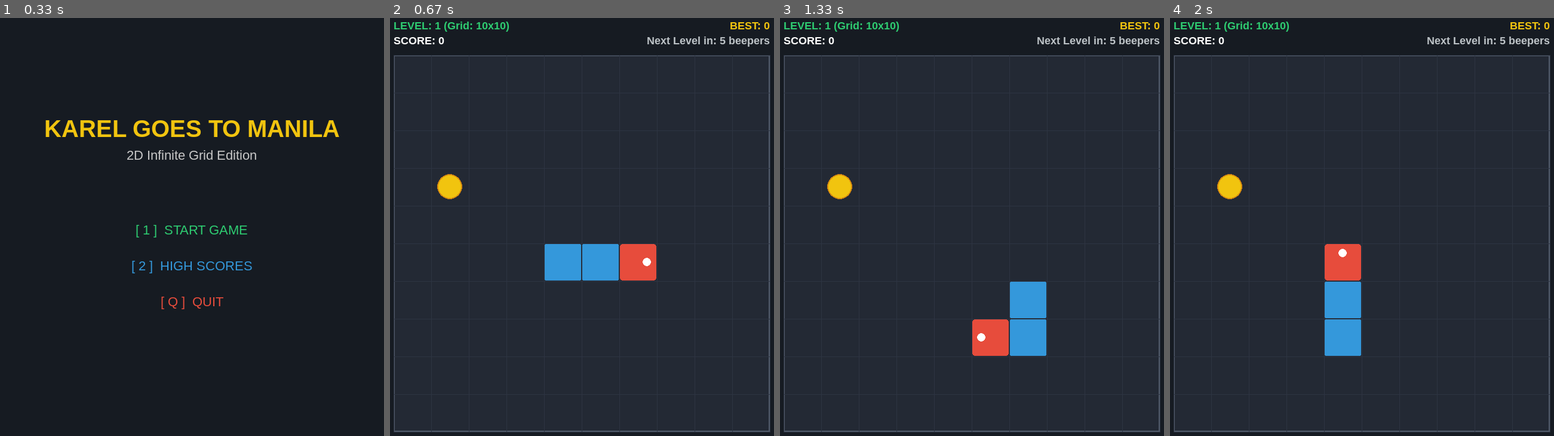
Above: before the commit, frames 1-4 (left to right).
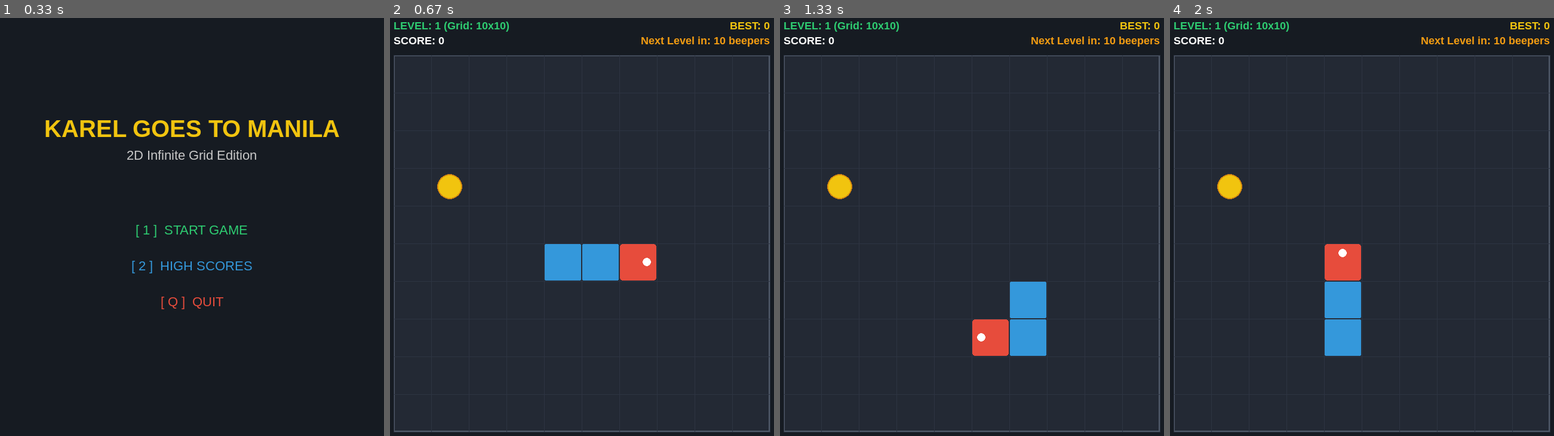
Above: after the commit, the same moments.

Repository: EngineerMapatac/Karel-goes-to-Manila
Game: pygame game, started from play_karel_snake.py
Two runs of this game, one before a commit and one after it. Both use one fixed random seed, a clock stepped at 60 frames per second and the inputs below.
Inputs:
- Up to frame 1 (0.33 s): no input
- Up to frame 2 (0.67 s): tap Enter at 0.33 s
- Up to frame 3 (1.33 s): hold Right 0.67-1.13 s; hold Right from 1.17 s (still down)
- Up to frame 4 (2 s): release Right at 1.63 s; hold Right from 1.67 s (still down)

Frame 1 is identical in both runs. In frame 2, 0.4% of the frame differs, in the area x 65-99%, y 4-7%; in frame 3, 0.4%; in frame 4, 0.4%.

Commit message:
feat(leveling): add dynamic scaling beeper targets and road barricade walls

Diff:
--- a/karel_snake.py
+++ b/karel_snake.py
@@ -7,7 +7,7 @@
 SCREEN_H = 750
 HIGH_SCORE_FILE = "highscore.txt"
 
-# Direction vectors: 0=East (+X), 1=North (-Y in screen space), 2=West (-X), 3=South (+Y in screen space)
+# Direction vectors: 0=East (+X), 1=North (-Y), 2=West (-X), 3=South (+Y)
 DIRS = [(1, 0), (0, -1), (-1, 0), (0, 1)]
 
 class KarelSnake2D:
@@ -20,7 +20,6 @@
         self.title_font = pygame.font.SysFont("Arial", 40, bold=True)
         self.sub_font = pygame.font.SysFont("Arial", 22)
 
-        # Game states: "MENU", "HIGH_SCORES", "PLAYING", "GAME_OVER"
         self.state = "MENU"
         self.high_score = self.load_high_score()
         self.reset_full_game()
@@ -43,17 +42,20 @@
     def reset_full_game(self):
         self.level = 1
         self.score = 0
-        self.beepers_in_level = 0
-        self.beepers_needed_to_level_up = 5
         self.init_level()
 
     def init_level(self):
         # Grid expands by +2 every level (10x10, 12x12, 14x14, etc.)
         self.grid_size = 10 + (self.level - 1) * 2
-        # Speed increases: step delay drops down to a minimum cap of 60ms
-        self.move_delay = max(60, 220 - (self.level - 1) * 20)
-
-        # Calculate dynamic cell dimension & centering on screen
+
+        # Scaling target: Level 1 -> 10, Level 2 -> 11, Level 3 -> 12, etc.
+        self.beepers_in_level = 0
+        self.beepers_needed_to_level_up = 9 + self.level
+
+        # Speed scaling (minimum cap 60ms)
+        self.move_delay = max(60, 220 - (self.level - 1) * 15)
+
+        # Centering and sizing
         margin_top = 80
         playable_w = SCREEN_W - 60
         playable_h = SCREEN_H - margin_top - 40
@@ -62,17 +64,27 @@
         self.board_offset_x = (SCREEN_W - (self.grid_size * self.tile_size)) // 2
         self.board_offset_y = margin_top + (playable_h - (self.grid_size * self.tile_size)) // 2
 
-        # Start snake at center
+        # Spawn Karel at center
         center = self.grid_size // 2
         self.body = [(center, center), (center - 1, center), (center - 2, center)]
         self.facing = 0  # Facing East
-        self.beepers_in_level = 0
+
+        # Spawn obstacles/walls (number increases with level: Level 1 = 0, Level 2 = 2, Level 3 = 4, etc.)
+        self.walls = set()
+        num_walls = (self.level - 1) * 2
+        while len(self.walls) < num_walls:
+            wx = random.randint(0, self.grid_size - 1)
+            wy = random.randint(0, self.grid_size - 1)
+            # Avoid placing walls directly on or adjacent to Karel's spawn line
+            if (wx, wy) not in self.body and abs(wy - center) > 1:
+                self.walls.add((wx, wy))
+
         self.spawn_beeper()
 
     def spawn_beeper(self):
         while True:
             pos = (random.randint(0, self.grid_size - 1), random.randint(0, self.grid_size - 1))
-            if pos not in self.body:
+            if pos not in self.body and pos not in self.walls:
                 self.beeper = pos
                 break
 
@@ -89,25 +101,29 @@
         head_x, head_y = self.body[0]
         new_head = (head_x + dx, head_y + dy)
 
-        # Boundary collision
+        # 1. Boundary collision
         if not (0 <= new_head[0] < self.grid_size and 0 <= new_head[1] < self.grid_size):
             self.handle_game_over()
             return
 
-        # Self collision
+        # 2. Roadblock / Wall collision
+        if new_head in self.walls:
+            self.handle_game_over()
+            return
+
+        # 3. Self-body collision
         if new_head in self.body[:-1]:
             self.handle_game_over()
             return
 
         self.body.insert(0, new_head)
 
-        # Beeper collected
+        # Check beeper collection
         if new_head == self.beeper:
             self.score += 10 * self.level
             self.beepers_in_level += 1
             self.save_high_score()
 
-            # Level up trigger
             if self.beepers_in_level >= self.beepers_needed_to_level_up:
                 self.level += 1
                 self.init_level()
@@ -156,31 +172,44 @@
         self.screen.blit(prompt, (SCREEN_W // 2 - prompt.get_width() // 2, 440))
 
     def render_gameplay(self):
-        # Header Info Bar
+        # Header Info
+        rem = self.beepers_needed_to_level_up - self.beepers_in_level
         level_lbl = self.font.render(f"LEVEL: {self.level} (Grid: {self.grid_size}x{self.grid_size})", True, (46, 204, 113))
         score_lbl = self.font.render(f"SCORE: {self.score}", True, (255, 255, 255))
         high_lbl = self.font.render(f"BEST: {self.high_score}", True, (241, 196, 15))
-        next_lbl = self.font.render(f"Next Level in: {self.beepers_needed_to_level_up - self.beepers_in_level} beepers", True, (189, 195, 199))
+        next_lbl = self.font.render(f"Next Level in: {rem} beepers", True, (243, 156, 18))
 
         self.screen.blit(level_lbl, (self.board_offset_x, 20))
         self.screen.blit(score_lbl, (self.board_offset_x, 45))
         self.screen.blit(high_lbl, (SCREEN_W - self.board_offset_x - high_lbl.get_width(), 20))
         self.screen.blit(next_lbl, (SCREEN_W - self.board_offset_x - next_lbl.get_width(), 45))
 
-        # Board Background & Grid lines
+        # Grid Surface
         board_rect = pygame.Rect(self.board_offset_x, self.board_offset_y, self.grid_size * self.tile_size, self.grid_size * self.tile_size)
         pygame.draw.rect(self.screen, (35, 41, 52), board_rect)
         pygame.draw.rect(self.screen, (80, 90, 105), board_rect, 2)
 
         for i in range(self.grid_size + 1):
-            # Vertical lines
             x = self.board_offset_x + i * self.tile_size
             pygame.draw.line(self.screen, (45, 52, 66), (x, self.board_offset_y), (x, self.board_offset_y + self.grid_size * self.tile_size), 1)
-            # Horizontal lines
             y = self.board_offset_y + i * self.tile_size
             pygame.draw.line(self.screen, (45, 52, 66), (self.board_offset_x, y), (self.board_offset_x + self.grid_size * self.tile_size, y), 1)
 
-        # Draw Beeper (Gold passenger token)
+        # Draw Walls / Roadblocks (Dark grey with warning stripes/cross)
+        for (wx, wy) in self.walls:
+            w_rect = pygame.Rect(
+                self.board_offset_x + wx * self.tile_size + 2,
+                self.board_offset_y + wy * self.tile_size + 2,
+                self.tile_size - 4,
+                self.tile_size - 4
+            )
+            pygame.draw.rect(self.screen, (108, 122, 137), w_rect, border_radius=3)
+            pygame.draw.rect(self.screen, (192, 57, 43), w_rect, 2, border_radius=3)
+            # Inner X cross for warning barricade
+            pygame.draw.line(self.screen, (192, 57, 43), (w_rect.left + 3, w_rect.top + 3), (w_rect.right - 3, w_rect.bottom - 3), 2)
+            pygame.draw.line(self.screen, (192, 57, 43), (w_rect.left + 3, w_rect.bottom - 3), (w_rect.right - 3, w_rect.top + 3), 2)
+
+        # Draw Golden Beeper
         bx = self.board_offset_x + self.beeper[0] * self.tile_size + self.tile_size // 2
         by = self.board_offset_y + self.beeper[1] * self.tile_size + self.tile_size // 2
         radius = max(4, self.tile_size // 3)
@@ -196,15 +225,12 @@
                 self.tile_size - 2
             )
             if idx == 0:
-                # Karel Head (Jeepney Red)
                 pygame.draw.rect(self.screen, (231, 76, 60), cell_rect, border_radius=4)
-                # Direction indicator dot
                 dx, dy = DIRS[self.facing]
                 dot_x = cell_rect.centerx + dx * (self.tile_size // 4)
                 dot_y = cell_rect.centery + dy * (self.tile_size // 4)
                 pygame.draw.circle(self.screen, (255, 255, 255), (dot_x, dot_y), max(2, self.tile_size // 8))
             else:
-                # Passenger Trail (Blue-Cyan)
                 pygame.draw.rect(self.screen, (52, 152, 219), cell_rect, border_radius=2)
 
         # Game Over Overlay
